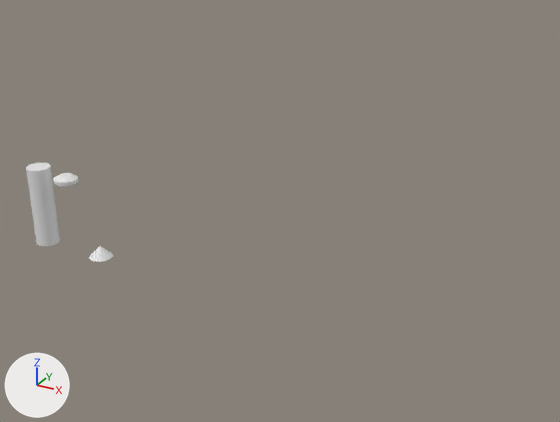
The Blender file Fabricator.blend: old version first, new version second.
The view is the same before and after, from a 50 mm lens placed at (47.6, -44.2, 29.9), pointed at (23.0, 0.6, 7.6). The lights are fixed; the arrows at lower left show +X, +Y and +Z.

Objects in the first picture: 'Cone', 'ObjectiveLens', 'ObjectiveLens.001'.
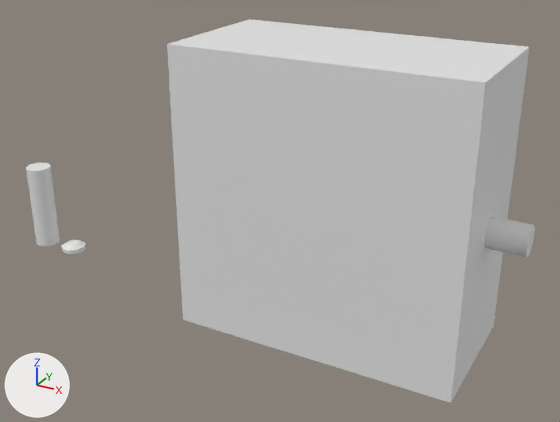
The newer file is also turned or shifted as a whole; pictures and numbers use the older file's frame.

Location of each change, [x1, y1, x2, y2] in pixels of the pictures (560 x 422 px):
'Chip-Fabricator', added
    after: [167, 19, 529, 403]
'CO2-Laser', added
    after: [485, 216, 535, 257]
'ObjectiveLensViewport', added
    after: [62, 240, 86, 254]
'ObjectiveLens.001', deleted
    before: [53, 173, 78, 186]
'Cone', deleted
    before: [89, 246, 113, 262]

The change, as a list of edits to the scene's bpy script:
```text
Add me_cylinder_001_1:
    me_cylinder_001_1.from_pydata(...)  # 96 vertices, 66 faces; spans x -1.0..1.0, y -1.0..1.0, z -0.25..0.35
Add me_cylinder_002:
    me_cylinder_002.from_pydata(...)  # a 32-sided cylinder along z spanning x -1.0..1.0, y -1.0..1.0, z -3.5..3.5
Add me_cube:
    me_cube.from_pydata(...)  # a box spanning x -1.0..1.0, y -1.0..1.0, z -1.0..1.0
Remove ob_cone:
    ob_cone = bpy.data.objects.new('Cone', me_cone)
    ob_cone.location = (6.0, 0.0, 1.0)
Remove ob_objectivelens_001:
    ob_objectivelens_001 = bpy.data.objects.new('ObjectiveLens.001', me_cylinder_001)
    ob_objectivelens_001.location = (3.0, 0.0, 1.0)
Add ob_objectivelensviewport:
    ob_objectivelensviewport = bpy.data.objects.new('ObjectiveLensViewport', me_cylinder_001_1)
    ob_objectivelensviewport.location = (3.0, 0.0, 0.25)
Add ob_co2_laser:
    ob_co2_laser = bpy.data.objects.new('CO2-Laser', me_cylinder_002)
    ob_co2_laser.location = (37.0, 0.0, 9.5)
    ob_co2_laser.rotation_euler = (0.0, 1.571, 0.0)  # degrees (0, 90, 0)
Add ob_chip_fabricator:
    ob_chip_fabricator = bpy.data.objects.new('Chip-Fabricator', me_cube)
    ob_chip_fabricator.location = (28.0, 0.0, 10.0)
    ob_chip_fabricator.scale = (10.0, 5.0, 10.0)
```
